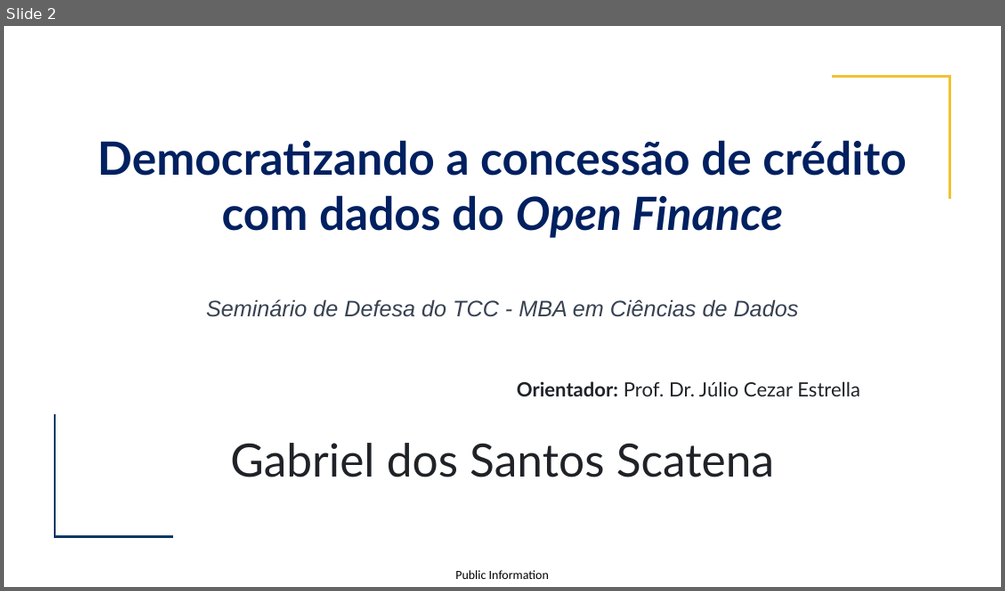
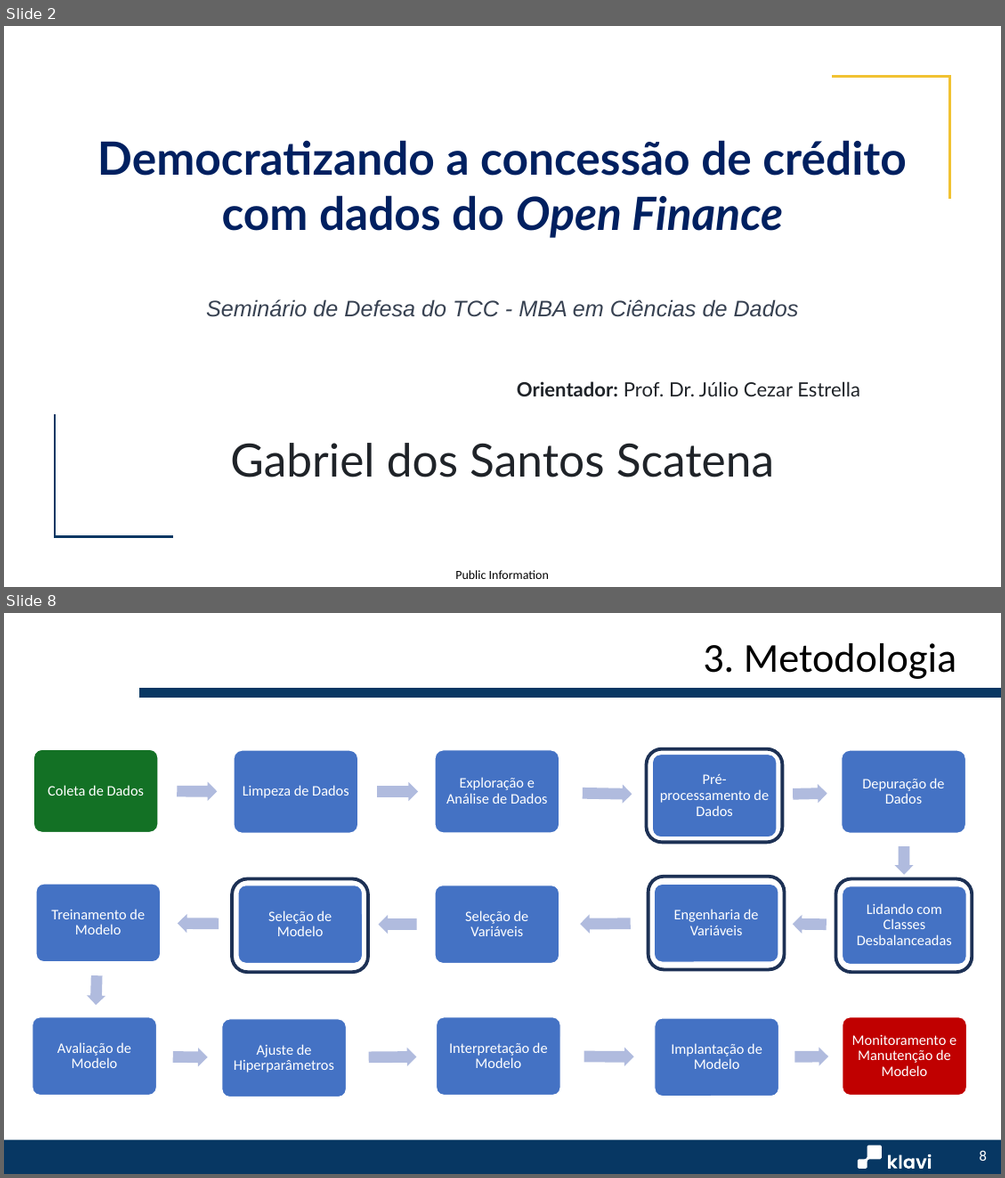
Before and after one commit to gabrielscatena/TCC_MBA_USP_2024, a slide deck: TemplateTCC_GabrielScatena.pptx. Shown one above the other, each under a label of ours: slide 2 before the commit, slides 2 and 8 after it; the slides between them are not shown. The pictures are 1005x591 and 1005x1178 pixels, drawn with LibreOffice and Linux fonts; fonts in the diff are those of the drawing; background and template pictures are left out. Boxes give left, top, right and bottom in pixels: in the first picture for what was removed or moved away, otherwise in the second. Text is boxed around its words. In the diff, an @@ line names an element or a change of style, - is before the commit and + after.

Commit message:
Presentation

```diff
--- a/TemplateTCC_GabrielScatena.pptx
+++ b/TemplateTCC_GabrielScatena.pptx
@@ slide 8 added at (4,613,1001,1174), background #FFFFFF @@
@@ title added at (703,643,956,679), 39.6 pt, text #000000 @@
+3. Metodologia
@@ rectangle added at (138,688,1001,698), fill #073763, outline #FFFFFF 0.75 pt @@
@@ rounded rectangle added at (647,749,783,843), outline #1E3256 3.25 pt @@
@@ rounded rectangle added at (232,878,368,972), outline #1E3256 3.25 pt @@
@@ rounded rectangle added at (648,876,785,970), outline #1E3256 3.25 pt @@
@@ rounded rectangle added at (835,878,971,972), outline #1E3256 3.25 pt @@
@@ group added at (32,749,966,1097): 15 rounded rectangles, 15 texts, 14 right arrows @@
+Coleta de Dados
+Limpeza de Dados
+Exploração e Análise de Dados
+Pré-processamento de Dados
+Depuração de Dados
+Lidando com Classes Desbalanceadas
+Engenharia de Variáveis
+Seleção de Variáveis
+Seleção de Modelo
+Treinamento de Modelo
+Avaliação de Modelo
+Ajuste de Hiperparâmetros
+Interpretação de Modelo
+Implantação de Modelo
+Monitoramento e Manutenção de Modelo
@@ rectangle added at (4,1140,1001,1174), fill #073763 @@
@@ group added at (858,1144,931,1168): 6 freeform shapes, 1 ellipse @@
@@ page number added at (979,1150,987,1160), 13.3 pt, text #FFFFFF @@
+8
```
Also in this commit, not shown: 20 other slides added, 3 slides removed.
